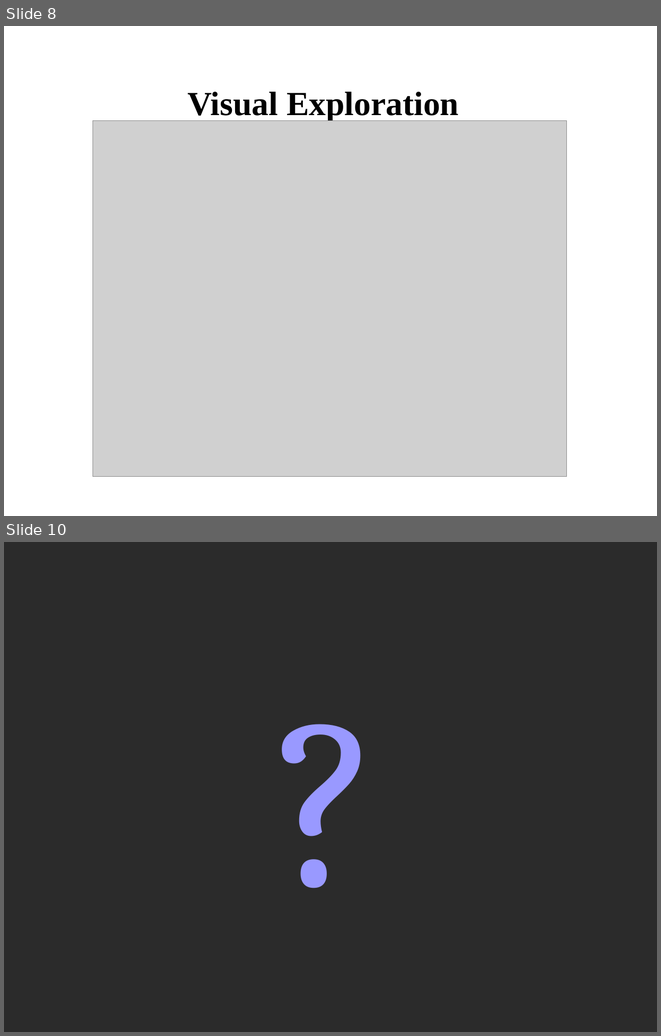
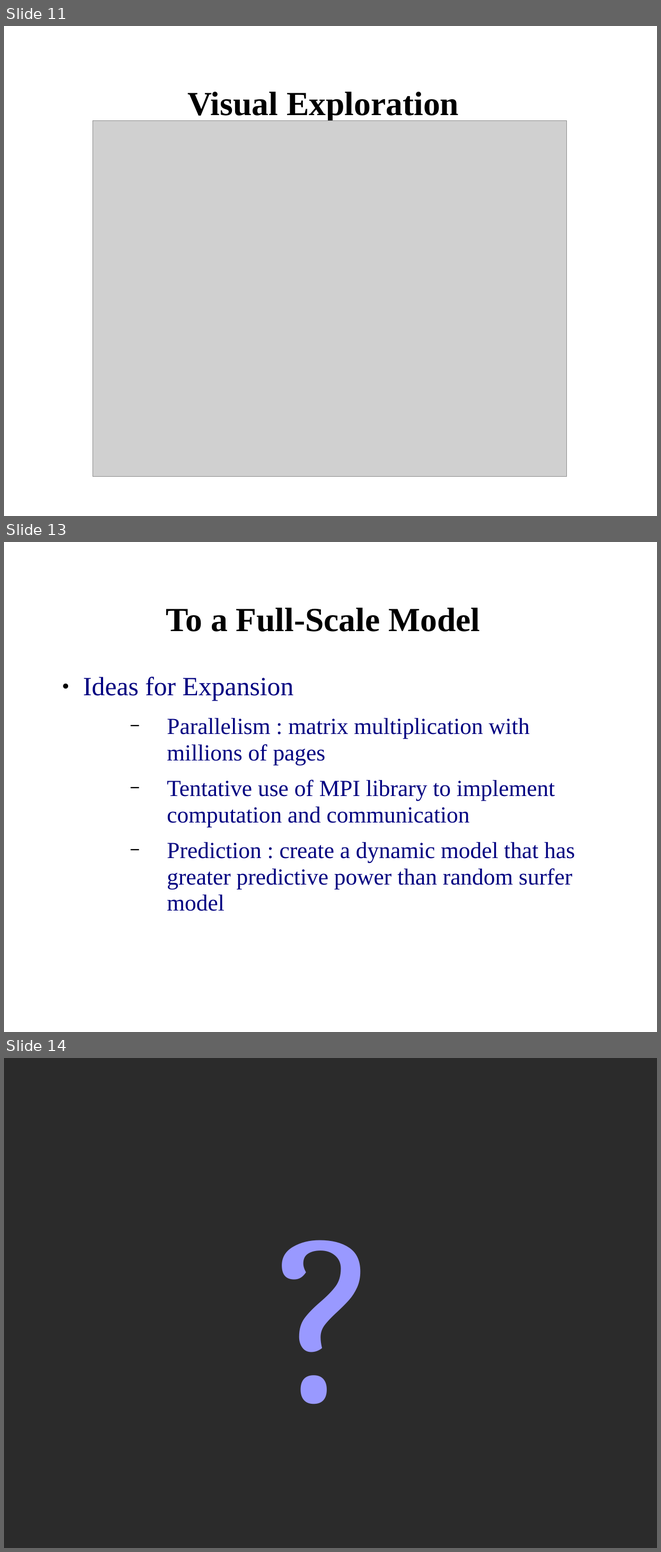
Before and after one commit to lasutschinkow/lasutschinkow-cs123, a slide deck: Presentations/prototype_presentation.ppt. Shown one above the other, each under a label of ours: slides 8 and 10 before the commit, slides 11, 13 and 14 after it; the slides between them are not shown. The pictures are 661x1036 and 661x1552 pixels, drawn with LibreOffice and Linux fonts; fonts in the diff are those of the drawing; grey boxes stand for pictures; background and template pictures are left out; a plain dark background stands for a picture behind light text. Boxes give left, top, right and bottom in pixels: in the first picture for what was removed or moved away, otherwise in the second. Text is boxed around its words. In the diff, an @@ line names an element or a change of style, - is before the commit and + after.

```diff
--- a/Presentations/prototype_presentation.ppt
+++ b/Presentations/prototype_presentation.ppt
@@ slide 13 added at (4, 542, 657, 1032), background picture (left out) @@
@@ title added at (166, 608, 480, 632), 41 pt, text #000000, bold @@
+To a Full-Scale Model
@@ text added at (83, 677, 575, 911), 28 pt, text #000080 @@
+● Ideas for Expansion
+  − Parallelism : matrix multiplication with millions of pages
+  − Tentative use of MPI library to implement computation and communication
+  − Prediction : create a dynamic model that has greater predictive power than random surfer model
@@ what was slide 8 is now slide 11 @@
@@ what was slide 10 is now slide 14 @@
```
Also in this commit, not shown: 1 slide changed, 5 other slides added, 2 slides removed.
